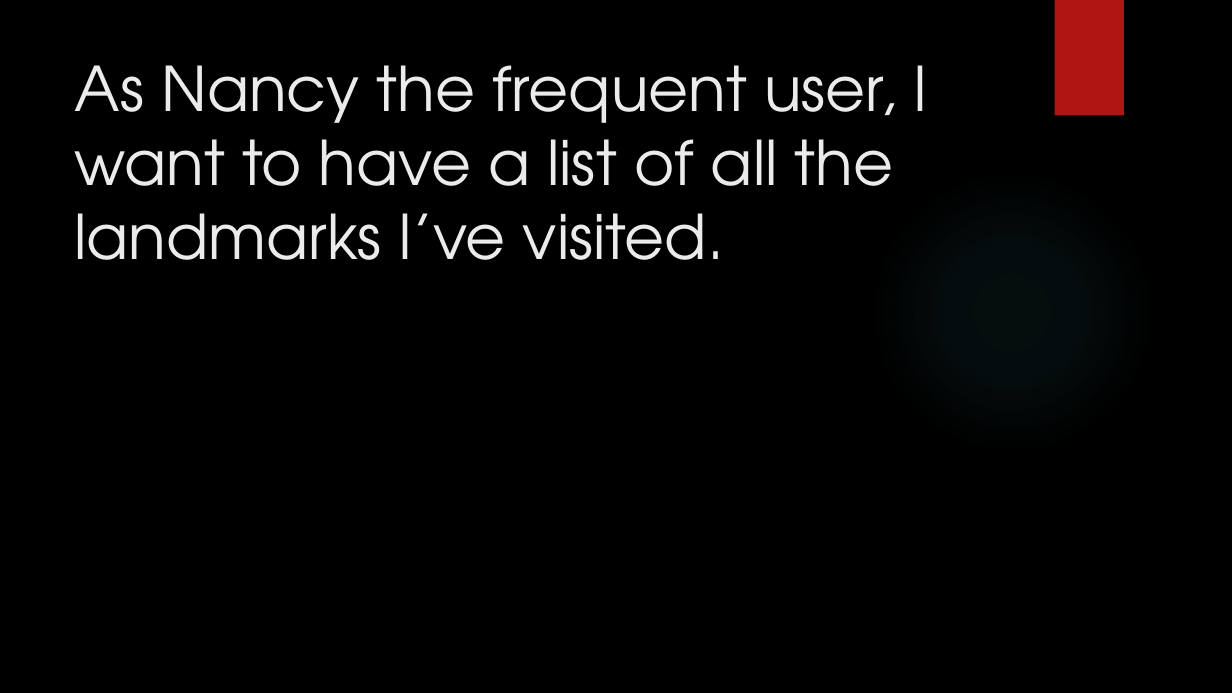
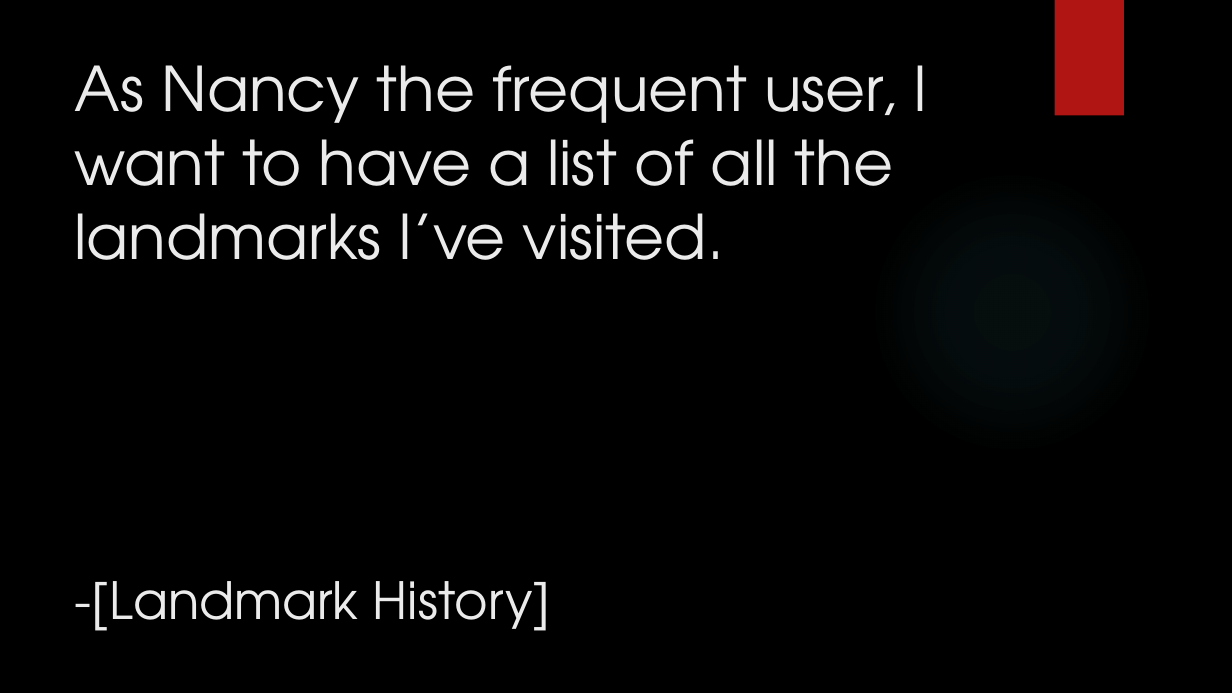
Before and after one commit to junmin-yee/Landmarked, a slide deck: slide 14 of Technology Presentation.pptx. Drawn at 1232x693 pixels with LibreOffice and Linux fonts; fonts in the diff are those of the drawing; background and template pictures are left out. Boxes give left, top, right and bottom in pixels: in the first picture for what was removed or moved away, otherwise in the second. Text is boxed around its words. In the diff, an @@ line names an element or a change of style, - is before the commit and + after.

```diff
--- a/Technology Presentation.pptx
+++ b/Technology Presentation.pptx
@@ title at box(75, 65, 928, 631): text changed @@
-As Nancy the frequent user, I want to have a list of all the landmarks I’ve visited.
+As Nancy the frequent user, I want to have a list of all the landmarks I’ve visited.
+-[Landmark History]
```
Also in this commit, not shown: 14 other slides changed.
